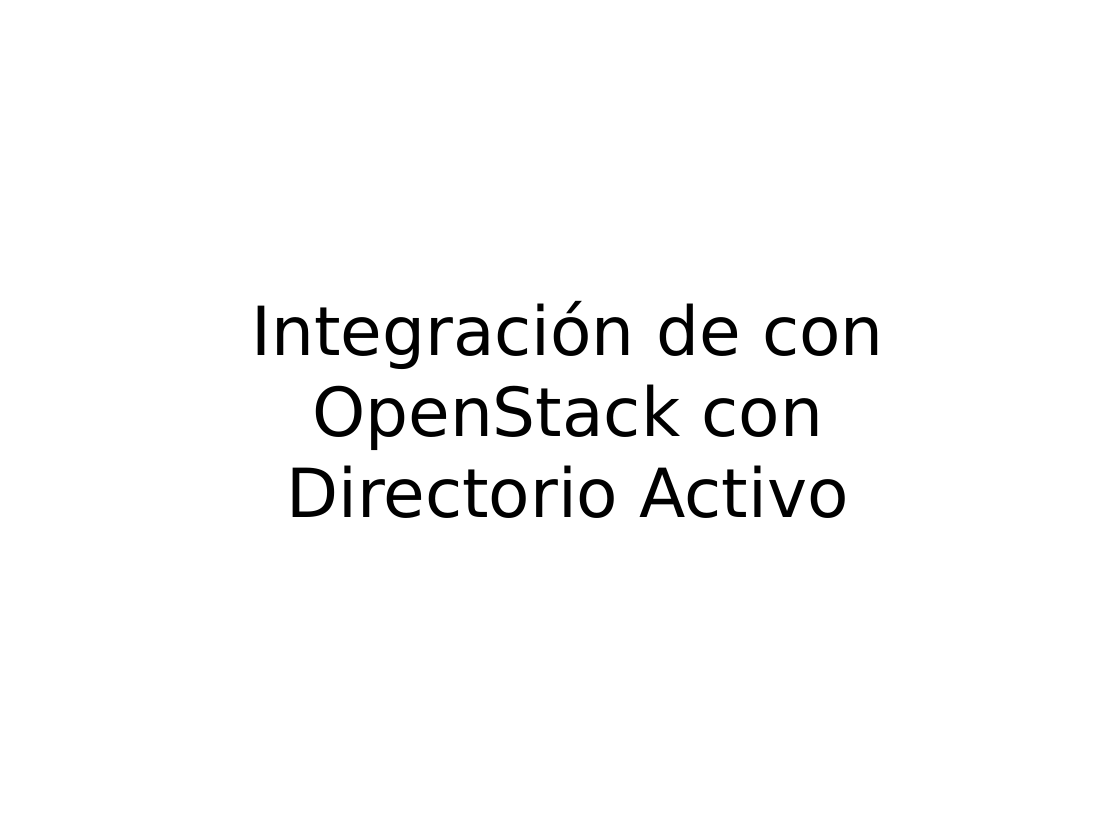
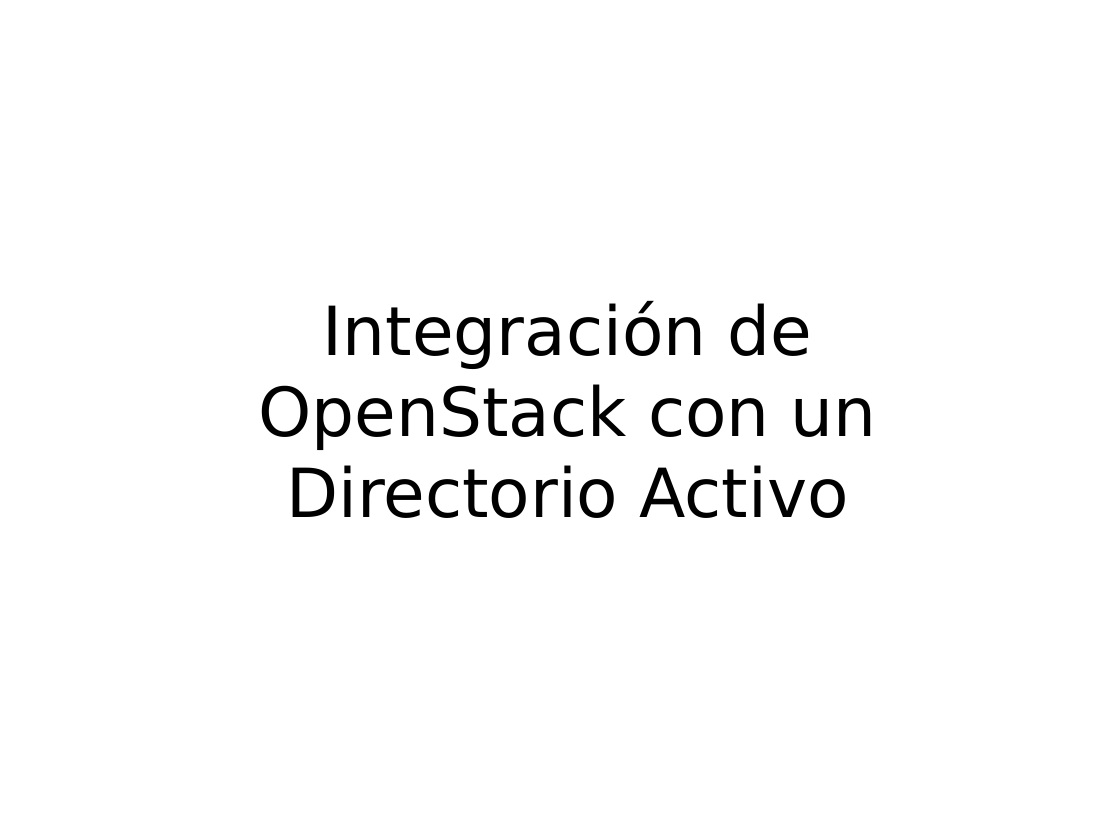
Before and after one commit to UO180222/tfg, a slide deck: slide 1 of docs/presentacion.odp. Drawn at 1120x840 pixels with LibreOffice and Linux fonts; fonts in the diff are those of the drawing. Boxes give left, top, right and bottom in pixels: in the first picture for what was removed or moved away, otherwise in the second. Text is boxed around its words. In the diff, an @@ line names an element or a change of style, - is before the commit and + after.

```diff
--- a/docs/presentacion.odp
+++ b/docs/presentacion.odp
@@ subtitle at box(259, 300, 877, 518): text changed @@
-Integración de con OpenStack con Directorio Activo
+Integración de OpenStack con un Directorio Activo
```
Also in this commit, not shown: 14 other slides changed, 3 slides added, 44 other files.
